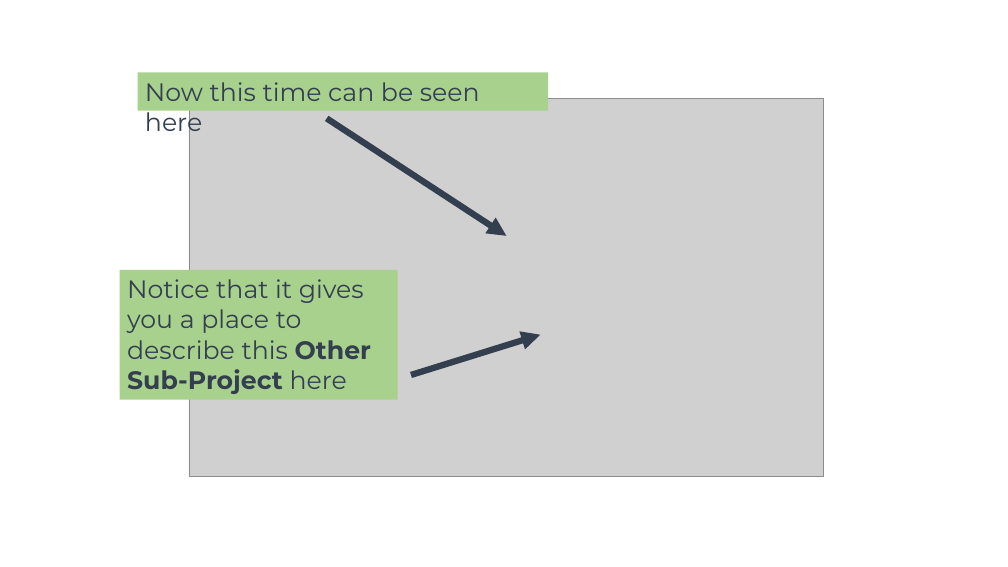
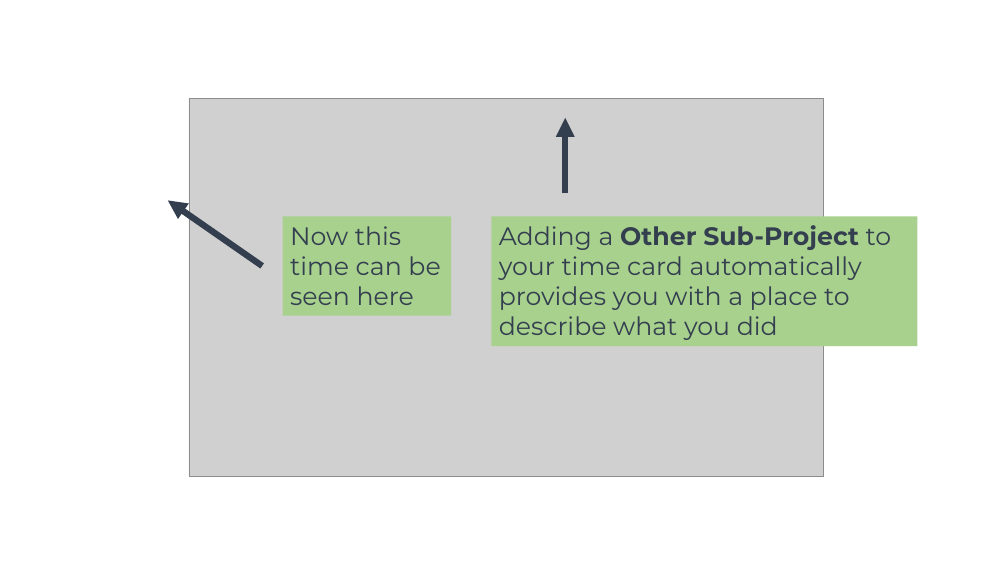
Before and after one commit to joshuawootonn/time-track, a slide deck: slide 14 of Instructions/Employee Presentation.pptx. Drawn at 1008x567 pixels with LibreOffice and Linux fonts; fonts in the diff are those of the drawing; grey boxes stand for pictures; background and template pictures are left out. Boxes give left, top, right and bottom in pixels: in the first picture for what was removed or moved away, otherwise in the second. Text is boxed around its words. In the diff, an @@ line names an element or a change of style, - is before the commit and + after.

```diff
--- a/Instructions/Employee Presentation.pptx
+++ b/Instructions/Employee Presentation.pptx
@@ arrow moved from (411, 375) - (541, 335) to (566, 194) - (566, 118) @@
@@ arrow moved from (327, 119) - (507, 236) to (262, 266) - (168, 200) @@
@@ rectangle "Now this time can be ...": place and size @@
-rectangle "Now this time can be ..." at bbox=[138, 73, 548, 110]
+rectangle "Now this time can be ..." at bbox=[283, 216, 451, 315]
@@ rectangle "Adding a Other Sub-Project to ...": place and size @@
-rectangle "Adding a Other Sub-Project to ..." at bbox=[119, 270, 398, 400]
+rectangle "Adding a Other Sub-Project to ..." at bbox=[492, 216, 918, 346]
@@ text in rectangle at bbox=[499, 225, 892, 340]: text changed @@
-Notice that it gives you a place to describe this Other Sub-Project here
+Adding a Other Sub-Project to your time card automatically provides you with a place to describe what you did
```
Also in this commit, not shown: 12 other slides changed, 1 other file.
